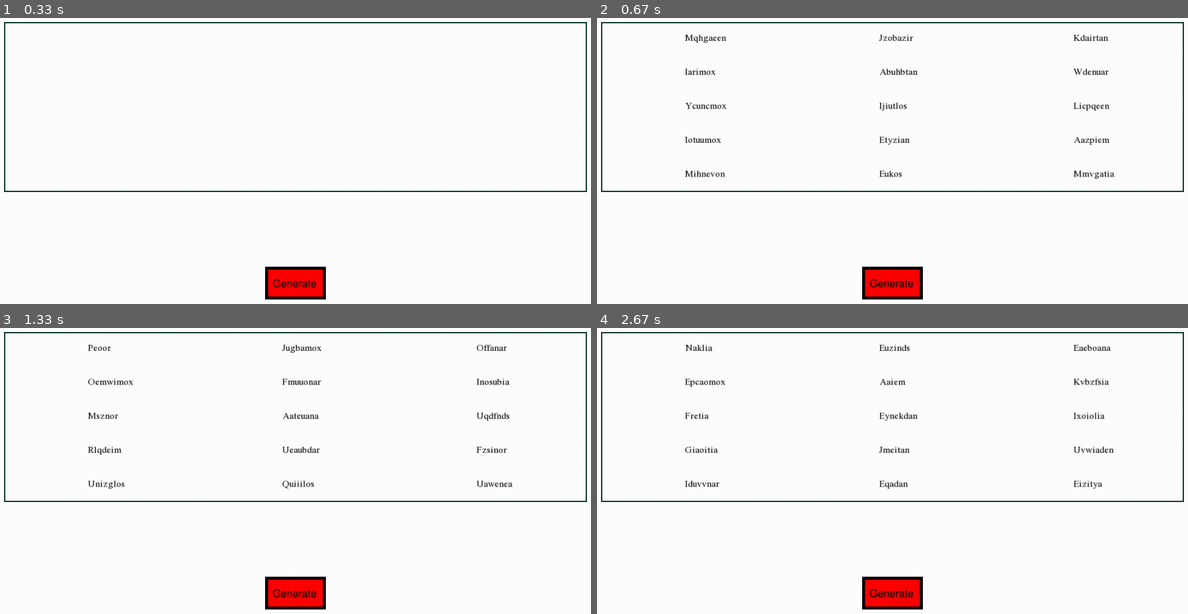
Above: before the commit, frames 1-4 (two rows, left to right).
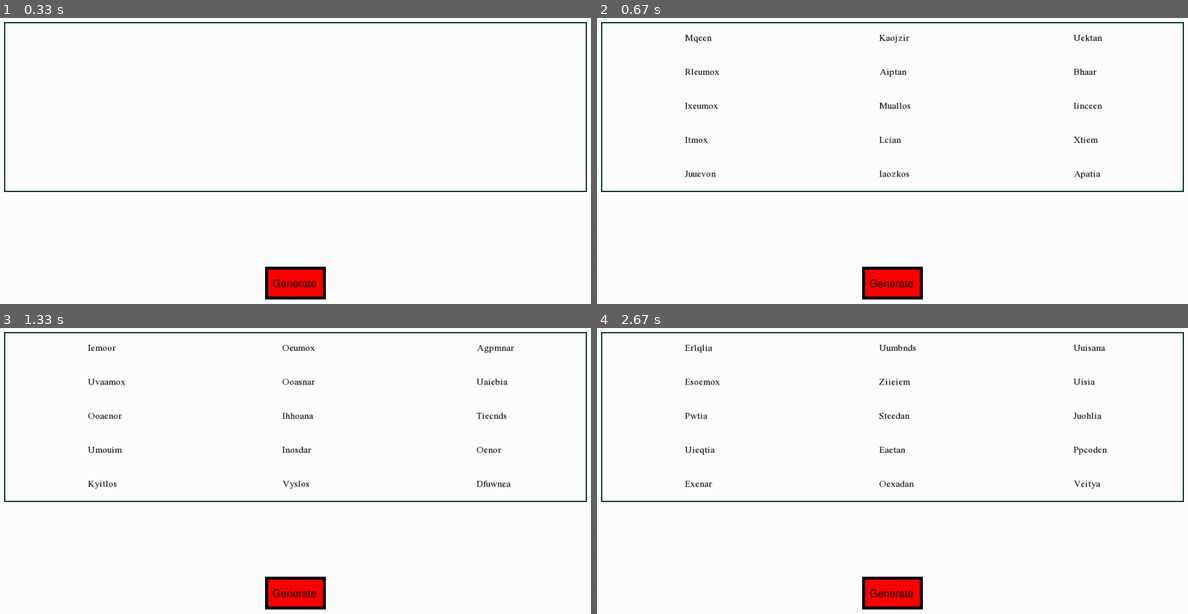
Above: after the commit, the same moments.

Repository: OsmiumCoder/Capital-and-City-Name-Generator
Game: pygame game, started from Fantasy Name Generator.pyw
The game is run twice, just before and just after one commit, with the same random seed, the same clock (stepped at 60 frames per second) and the same inputs.
Inputs (mouse positions are in pixels of both pictures, inside the frame that each line leads up to):
- Up to frame 1 (0.33 s): no input
- Up to frame 2 (0.67 s): click (892, 283) at 0.38 s
- Up to frame 3 (1.33 s): click (295, 593) at 0.72 s
- Up to frame 4 (2.67 s): click (862, 596) at 2.55 s

Frame 1 is identical in both runs. In frame 2, 1.2% of the frame differs, in the area x 14-88%, y 5-57%; in frame 3, 1.2%, in the area x 14-87%, y 5-57%; in frame 4, 1.1%.

Commit message:
Revert "ignore"
This reverts commit 3c5af25d2a6e7ad6a0627e690133da79dbaf2106.

Diff:
--- a/functionals/generators/Fantasy Name Generator.pyw
+++ b/Fantasy Name Generator.pyw
@@ -5,7 +5,7 @@
 from pygame.font import init, Font
 from pygame.image import load
 
-from functionals.generators.generate_name import generate_name
+from functionals.generator.generate_name import generate_name
 from functionals.objects.button import Button
 from functionals.objects.name import Name
 
--- a/functionals/generators/generate_name.py
+++ b/functionals/generator/generate_name.py
@@ -1,5 +1,4 @@
-from random import choice
-from prefix_code_gen import prefix_code_gen
+from random import randint, choice
 
 
 def generate_name() -> str:
@@ -18,25 +17,66 @@
     vowels: list[str] = ['a', 'e', 'i', 'o', 'u']
 
     # construct a list from the file of suffixes
-    with open("../../Assets/suffix.txt", 'r') as file:
+    with open("Assets/suffix.txt", 'r') as file:
         suffix: list[str] = [line.strip() for line in file]
 
-    # generate list of name prefix combination codes
-    # function returns a list of name codes
-    # from length 2 to 5 consisting of C and V
+    # name prefix combination codes
     # C stands for a consonant
     # V stands for a vowel
-    name_codes = prefix_code_gen()
+    # spaces in the value are only to improve readability
+    name_dict = {
+        # 4 LETTER COMBO
+        # CC start
+        1: "CC CC",
+        2: "CC CV",
+        3: "CC VC",
+        4: "CC VV",
+        # CV start
+        5: "CV CC",
+        6: "CV CV",
+        7: "CV VC",
+        8: "CV VV",
+        # VC start
+        9: "VC CC",
+        10: "VC CV",
+        11: "VC VC",
+        12: "VC VV",
+        # VV start
+        13: "VV CC",
+        14: "VV CV",
+        15: "VV VC",
+        16: "VV VV",
 
-    # get random name code
-    name_code = choice(name_codes)
+        # 3 LETTER COMBO
+        # C start
+        17: "C CC",
+        18: "C CV",
+        19: "C VC",
+        20: "C VV",
+        # V start
+        21: "V CC",
+        22: "V CV",
+        23: "V VC",
+        24: "V VV",
+
+        # 2 LETTER COMBO
+        25: "CC",
+        26: "CV",
+        27: "VC",
+        28: "VV",
+    }
+
+    # generate a random prefix key
+    name_type = randint(1, len(name_dict))
+    # get the value of the random key
+    name_code = name_dict[name_type]
 
     prefix: str = ""
 
-    # get a samples of 5 consonants and 5 vowels
-    # any given name code will not be longer than 5 of one letter type
-    consonants_sample = [choice(consonants) for _ in range(5)]
-    vowels_sample = [choice(vowels) for _ in range(5)]
+    # get a samples of 4 consonants and 4 vowels
+    # any given name code will not be longer than 4 of one letter type
+    consonants_sample = [choice(consonants) for _ in range(4)]
+    vowels_sample = [choice(vowels) for _ in range(4)]
 
     # use to count how many consonants or vowels have been used
     consonants_index = 0
--- a/functionals/generators/prefix_code_gen.py
+++ /dev/null
@@ -1,27 +0,0 @@
-from itertools import product
-
-
-def prefix_code_gen() -> list[str]:
-    """
-    Generate a list of prefix codes.
-
-    Returns
-    -------
-    prefix_codes : list[str]
-        A list of string prefix codes.
-
-    """
-    prefix_codes = []
-
-    # first loop determines length of prefix code
-    # going from length 2 to length 5
-    for i in range(2, 6):
-        # loop through all the prefix codes of the current length
-        # joining each tuple
-        for j in product(["C", "V"], repeat=i):
-            # join the values of the tuple
-            name_code = "".join(j)
-            # append each prefix code to the return list
-            prefix_codes.append(name_code)
-
-    return prefix_codes
